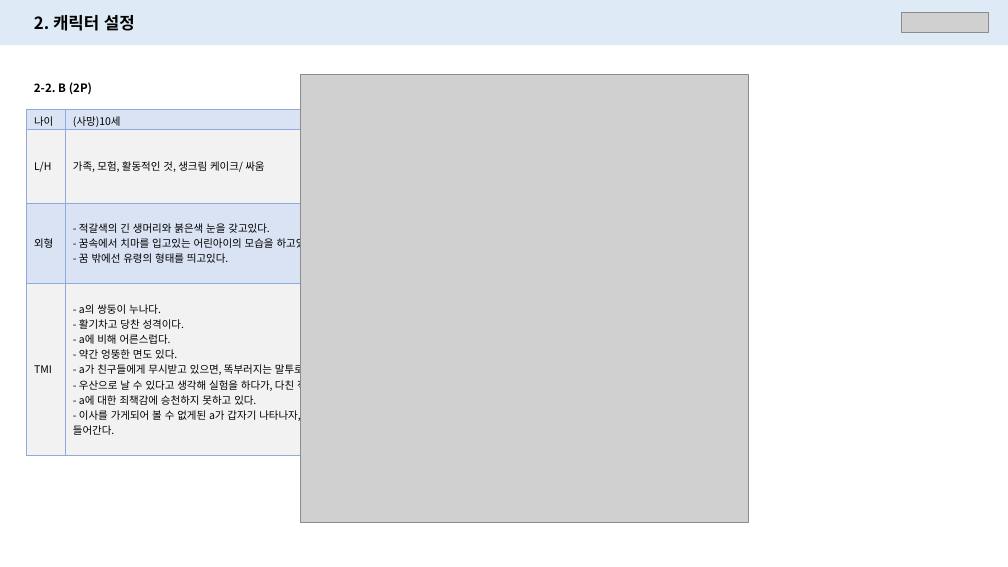
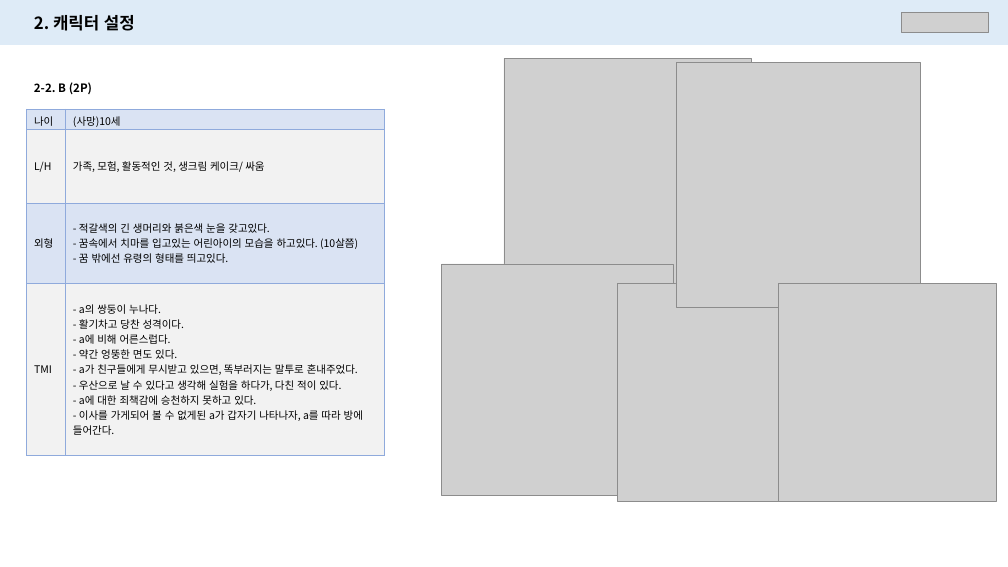
Before and after one commit to PerfectEgg/-Receivers, a slide deck: slide 8 of Doc/Story/캐릭터 설정_v1.02.pptx. Drawn at 1008x567 pixels with LibreOffice and Linux fonts; fonts in the diff are those of the drawing; grey boxes stand for pictures. Boxes give left, top, right and bottom in pixels: in the first picture for what was removed or moved away, otherwise in the second. Text is boxed around its words. In the diff, an @@ line names an element or a change of style, - is before the commit and + after.

```diff
--- a/Doc/Story/캐릭터 설정_v1.02.pptx
+++ b/Doc/Story/캐릭터 설정_v1.02.pptx
@@ picture added at <box>504,58,752,306</box> @@
@@ picture removed at <box>300,74,749,523</box> @@
@@ picture added at <box>676,63,920,307</box> @@
@@ picture added at <box>442,264,674,496</box> @@
@@ picture added at <box>618,284,836,501</box> @@
@@ picture added at <box>778,284,996,501</box> @@
```
Also in this commit, not shown: 3 other slides changed, 6 other files.
